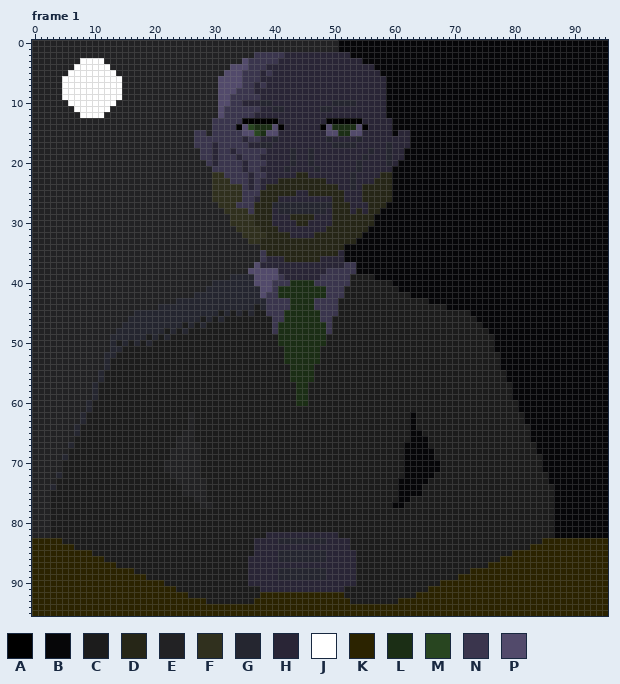
Edited in one commit: pixel-art file (assets/art/spokesman.aseprite). The first picture shows the starting point.
96x96 pixels, 2 frames. Colours within 5 levels of each other are drawn and written as one. Shown: frame 1. The commit also changed other frames, which this record leaves out.
Palette (. is transparent): A #000000  B #060608  C #1c1c1c  D #262617  E #222224  F #30301e  G #252630  H #292536  J #ffffff  K #2b2300  L #1b2e15  M #284520  N #3a354d  P #524a6b
After the commit:
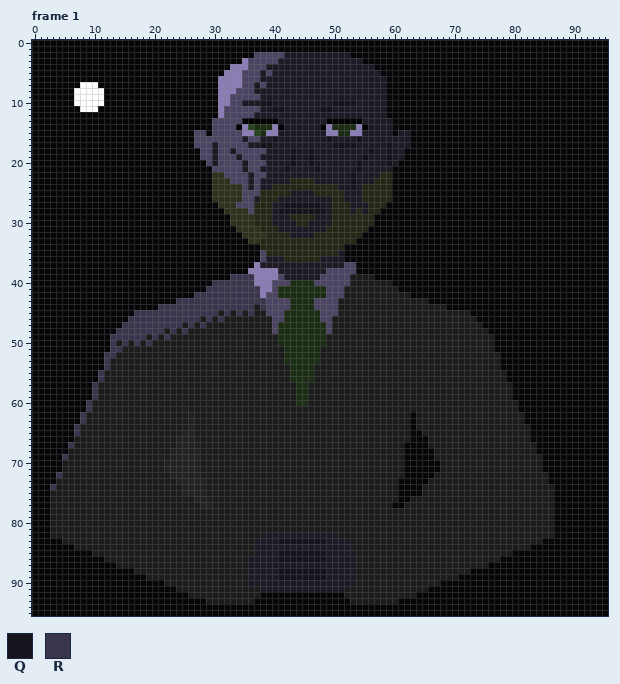
Colours new in this view: Q #16131c  R #3a354d
From the commit log: Started intro scene and dark version of the spokesman but I'm not sure I like it
From old to new:
layer "smiling" now hidden
colour H: #292536 -> #1d1a26
colour N: #3a354d -> #4b4563
colour P: #524a6b -> #8b7db5
Changed rows in their new state; - is a pixel that keeps its letter.
Frame 1:
first column x 0:
 0 BBBBBBBBBBBBBBBBBBBBBBBBBBBBBBBBBBBBBBBBBBBBBBBBBBB---------------------------------------------
 1 BBBBBBBBBBBBBBBBBBBBBBBBBBBBBBBBBBBBBBBBBBBBBBBBBBB---------------------------------------------
 2 BBBBBBBBBBBBBBBBBBBBBBBBBBBBBBBBBBBBB-----------------------------------------------------------
 3 BBBBBBBBBBBBBBBBBBBBBBBBBBBBBBBBBBB-------------------------------------------------------------
 4 BBBBBBBBBBBBBBBBBBBBBBBBBBBBBBBBB---------------------------------------------------------------
 5 BBBBBBBBBBBBBBBBBBBBBBBBBBBBBBBB----------------------------------------------------------------
 6 BBBBBBBBBBBBBBBBBBBBBBBBBBBBBBB-----------------------------------------------------------------
 7 BBBBBBBB---BBBBBBBBBBBBBBBBBBBB-----------------------------------------------------------------
 8 BBBBBBB-----BBBBBBBBBBBBBBBBBBB-----------------------------------------------------------------
 9 BBBBBBB-----BBBBBBBBBBBBBBBBBBB-----------------------------------------------------------------
10 BBBBBBB-----BBBBBBBBBBBBBBBBBBB-------QQ----------QQQQ------------------------------------------
11 BBBBBBBB---BBBBBBBBBBBBBBBBBBBB---------QQ------QQ----------------------------------------------
12 BBBBBBBBBBBBBBBBBBBBBBBBBBBBBBB-----------------------------------------------------------------
13 BBBBBBBBBBBBBBBBBBBBBBBBBBBBBB------------------------------------------------------------------
14 BBBBBBBBBBBBBBBBBBBBBBBBBBBBBB------------------------------------------------------------------
15 BBBBBBBBBBBBBBBBBBBBBBBBBBB--B------------------------------------------------------------------
16 BBBBBBBBBBBBBBBBBBBBBBBBBBB-------------Q--------Q----Q-----------------------------------------
17 BBBBBBBBBBBBBBBBBBBBBBBBBBB-----------QQ----------QQQQ-----Q------------------------------------
18 BBBBBBBBBBBBBBBBBBBBBBBBBBBB---------------Q--Q---------Q--Q------------------------------------
19 BBBBBBBBBBBBBBBBBBBBBBBBBBBB---------------Q--Q--------Q---Q------------------------------------
20 BBBBBBBBBBBBBBBBBBBBBBBBBBBBB--------------Q--Q-------Q----Q------------------------------------
21 BBBBBBBBBBBBBBBBBBBBBBBBBBBBBB------------Q----Q------Q-----------------------------------------
22 BBBBBBBBBBBBBBBBBBBBBBBBBBBBBB--------------HH-------Q------------------------------------------
23 BBBBBBBBBBBBBBBBBBBBBBBBBBBBBB-----------HH----HH----Q------------------------------------------
24 BBBBBBBBBBBBBBBBBBBBBBBBBBBBBB---------H-------------Q------------------------------------------
25 BBBBBBBBBBBBBBBBBBBBBBBBBBBBBB-------------H--H-------------------------------------------------
26 BBBBBBBBBBBBBBBBBBBBBBBBBBBBBB------------------------------------------------------------------
27 BBBBBBBBBBBBBBBBBBBBBBBBBBBBBBB---------HHQQQQQQHH----------------------------------------------
28 BBBBBBBBBBBBBBBBBBBBBBBBBBBBBBBB---------QQQQQQQQ-----------------------------------------------
29 BBBBBBBBBBBBBBBBBBBBBBBBBBBBBBBBB---------------------------------------------------------------
30 BBBBBBBBBBBBBBBBBBBBBBBBBBBBBBBBB---------------------------------------------------------------
31 BBBBBBBBBBBBBBBBBBBBBBBBBBBBBBBBBB--------------------------------------------------------------
32 BBBBBBBBBBBBBBBBBBBBBBBBBBBBBBBBBBB-------------------------------------------------------------
33 BBBBBBBBBBBBBBBBBBBBBBBBBBBBBBBBBBBB------------------------------------------------------------
34 BBBBBBBBBBBBBBBBBBBBBBBBBBBBBBBBBBBBBB----------------------------------------------------------
35 BBBBBBBBBBBBBBBBBBBBBBBBBBBBBBBBBBBBBB----------------------------------------------------------
36 BBBBBBBBBBBBBBBBBBBBBBBBBBBBBBBBBBBBBB----------------------------------------------------------
37 BBBBBBBBBBBBBBBBBBBBBBBBBBBBBBBBBBBBB-----------------------------------------------------------
38 BBBBBBBBBBBBBBBBBBBBBBBBBBBBBBBBBBBB------------------------------------------------------------
39 BBBBBBBBBBBBBBBBBBBBBBBBBBBBBBBBBRRRR-----------------------------------------------------------
40 BBBBBBBBBBBBBBBBBBBBBBBBBBBBBBRRRRRRR-----------------------------------------------------------
41 BBBBBBBBBBBBBBBBBBBBBBBBBBBBBRRRRRRRRR----------------------------------------------------------
42 BBBBBBBBBBBBBBBBBBBBBBBBBBBRRRRRRRRRRR----------------------------------------------------------
43 BBBBBBBBBBBBBBBBBBBBBBBBRRRRRRRRRRRRRRR---------------------------------------------------------
44 BBBBBBBBBBBBBBBBBBBBBRRRRRRRRRRRRRRRR-R---------------------------------------------------------
45 BBBBBBBBBBBBBBBBBRRRRRRRRRRRRRR-R-R-R-----------------------------------------------------------
46 BBBBBBBBBBBBBBBBRRRRRRRRRRRR-R-R----------------------------------------------------------------
47 BBBBBBBBBBBBBBBRRRRRRRRRR-R-R-------------------------------------------------------------------
48 BBBBBBBBBBBBBBRRRRRRRR-R-R----------------------------------------------------------------------
49 BBBBBBBBBBBBBRRRRRR-R-R-------------------------------------------------------------------------
50 BBBBBBBBBBBBBR-R-R-R----------------------------------------------------------------------------
51 BBBBBBBBBBBBBRR---------------------------------------------------------------------------------
52 BBBBBBBBBBBBRR----------------------------------------------------------------------------------
53 BBBBBBBBBBBBR-----------------------------------------------------------------------------------
54 BBBBBBBBBBBBR-----------------------------------------------------------------------------------
55 BBBBBBBBBBBR------------------------------------------------------------------------------------
56 BBBBBBBBBBBR------------------------------------------------------------------------------------
57 BBBBBBBBBBR-------------------------------------------------------------------------------------
58 BBBBBBBBBBR-------------------------------------------------------------------------------------
59 BBBBBBBBBBR-------------------------------------------------------------------------------------
60 BBBBBBBBBR--------------------------------------------------------------------------------------
61 BBBBBBBBBR--------------------------------------------------------------------------------------
62 BBBBBBBBR---------------------------------------------------------------------------------------
63 BBBBBBBBR---------------------------------------------------------------------------------------
64 BBBBBBBR----------------------------------------------------------------------------------------
65 BBBBBBBR----------------------------------------------------------------------------------------
66 BBBBBBB-----------------------------------------------------------------------------------------
67 BBBBBBR-----------------------------------------------------------------------------------------
68 BBBBBB------------------------------------------------------------------------------------------
69 BBBBBR------------------------------------------------------------------------------------------
70 BBBBB-------------------------------------------------------------------------------------------
71 BBBBB-------------------------------------------------------------------------------------------
72 BBBBR-------------------------------------------------------------------------------------------
73 BBBB--------------------------------------------------------------------------------------------
74 BBBR--------------------------------------------------------------------------------------------
75 BBB---------------------------------------------------------------------------------------------
76 BBB---------------------------------------------------------------------------------------------
77 BBB---------------------------------------------------------------------------------------------
78 BBB---------------------------------------------------------------------------------------------
79 BBB---------------------------------------------------------------------------------------------
80 BBB---------------------------------------------------------------------------------------------
81 BBB---------------------------------------------------------------------------------------------
82 BBB---------------------------------------------------------------------------------------------
83 BBBBB------------------------------------QQQQQQQQ------------------------------------BBBBBBBBBBB
84 BBBBBBB----------------------------------------------------------------------------BBBBBBBBBBBBB
85 BBBBBBBBBB-------------------------------QQQQQQQQ-------------------------------BBBBBBBBBBBBBBBB
86 BBBBBBBBBBBB-----------------------------QQQQQQQQ-----------------------------BBBBBBBBBBBBBBBBBB
87 BBBBBBBBBBBBBB--------------------------------------------------------------BBBBBBBBBBBBBBBBBBBB
88 BBBBBBBBBBBBBBBBB------------------------QQQQQQQQ------------------------BBBBBBBBBBBBBBBBBBBBBBB
89 BBBBBBBBBBBBBBBBBBB----------------------QQQQQQQQ----------------------BBBBBBBBBBBBBBBBBBBBBBBBB
90 BBBBBBBBBBBBBBBBBBBBBB----------------------------------------------BBBBBBBBBBBBBBBBBBBBBBBBBBBB
91 BBBBBBBBBBBBBBBBBBBBBBBB------------------------------------------BBBBBBBBBBBBBBBBBBBBBBBBBBBBBB
92 BBBBBBBBBBBBBBBBBBBBBBBBBB------------BBBBBBBBBBBBBB------------BBBBBBBBBBBBBBBBBBBBBBBBBBBBBBBB
93 BBBBBBBBBBBBBBBBBBBBBBBBBBBBB--------BBBBBBBBBBBBBBBB--------BBBBBBBBBBBBBBBBBBBBBBBBBBBBBBBBBBB
94 BBBBBBBBBBBBBBBBBBBBBBBBBBBBBBBBBBBBBBBBBBBBBBBBBBBBBBBBBBBBBBBBBBBBBBBBBBBBBBBBBBBBBBBBBBBBBBBB
95 BBBBBBBBBBBBBBBBBBBBBBBBBBBBBBBBBBBBBBBBBBBBBBBBBBBBBBBBBBBBBBBBBBBBBBBBBBBBBBBBBBBBBBBBBBBBBBBB
Pixel boxes of the changes (left, top, right, bottom) in both pictures:
changed: (32, 40, 608, 616)
